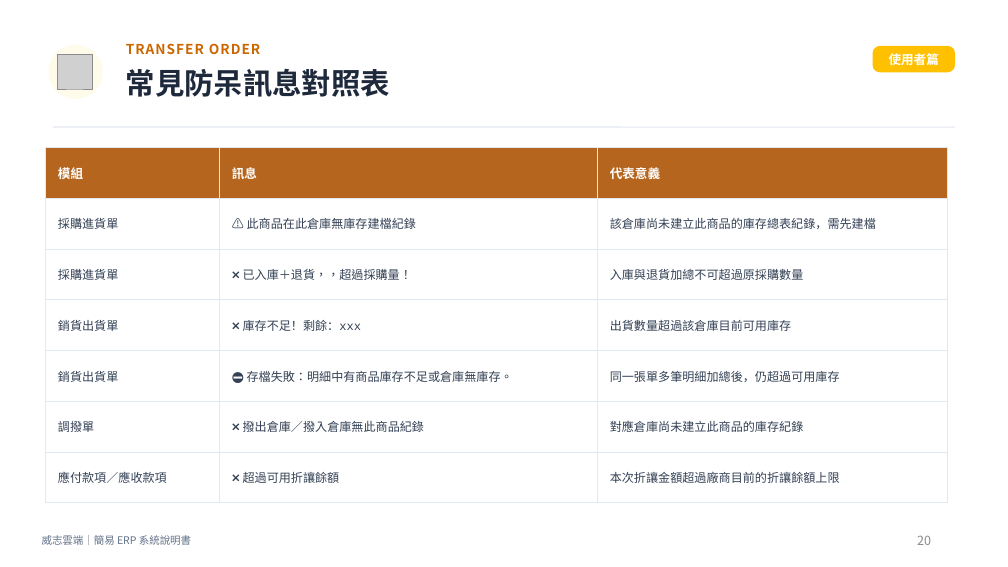
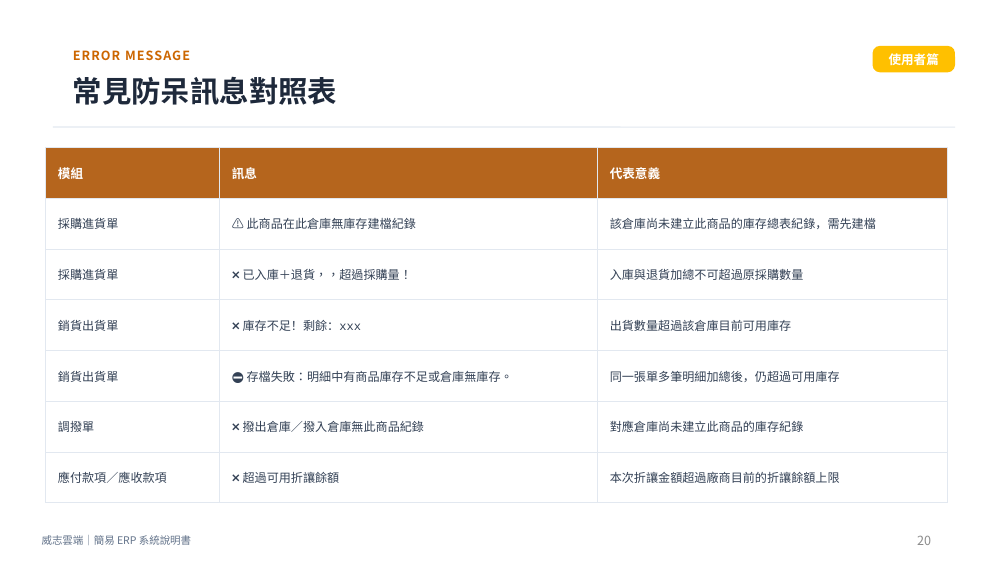
Before and after one commit to nkn262628/simple-erp-system, a slide deck: slide 20 of ERP說明.pptx. Drawn at 1008x567 pixels with LibreOffice and Linux fonts; fonts in the diff are those of the drawing; grey boxes stand for pictures. Boxes give left, top, right and bottom in pixels: in the first picture for what was removed or moved away, otherwise in the second. Text is boxed around its words. In the diff, an @@ line names an element or a change of style, - is before the commit and + after.

```diff
--- a/ERP說明.pptx
+++ b/ERP說明.pptx
@@ ellipse removed at (48,45,103,99) @@
@@ picture removed at (57,54,92,89) @@
@@ text added at (73,50,190,60), 12 pt, text #CC6600, bold @@
+ERROR MESSAGE
@@ text removed at (126,43,260,54) @@
-TRANSFER ORDER
@@ text "常見防呆訊息對照表": place and size @@
-text "常見防呆訊息對照表" at (126,68,390,97)
+text "常見防呆訊息對照表" at (73,76,337,105)
```
Also in this commit, not shown: 19 other slides changed, 3 other files.
